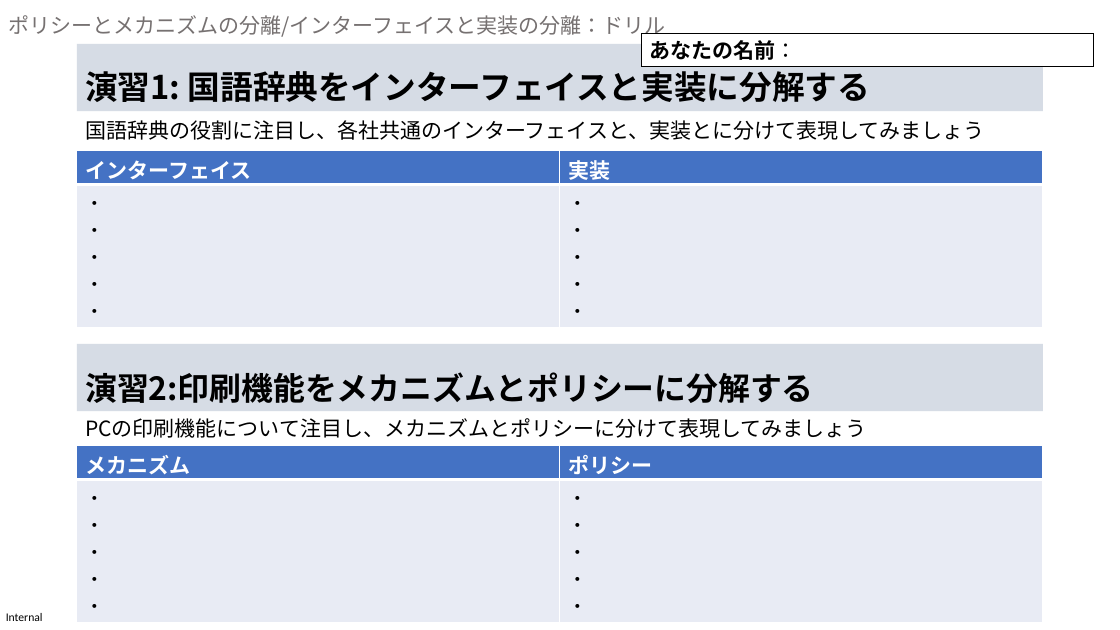
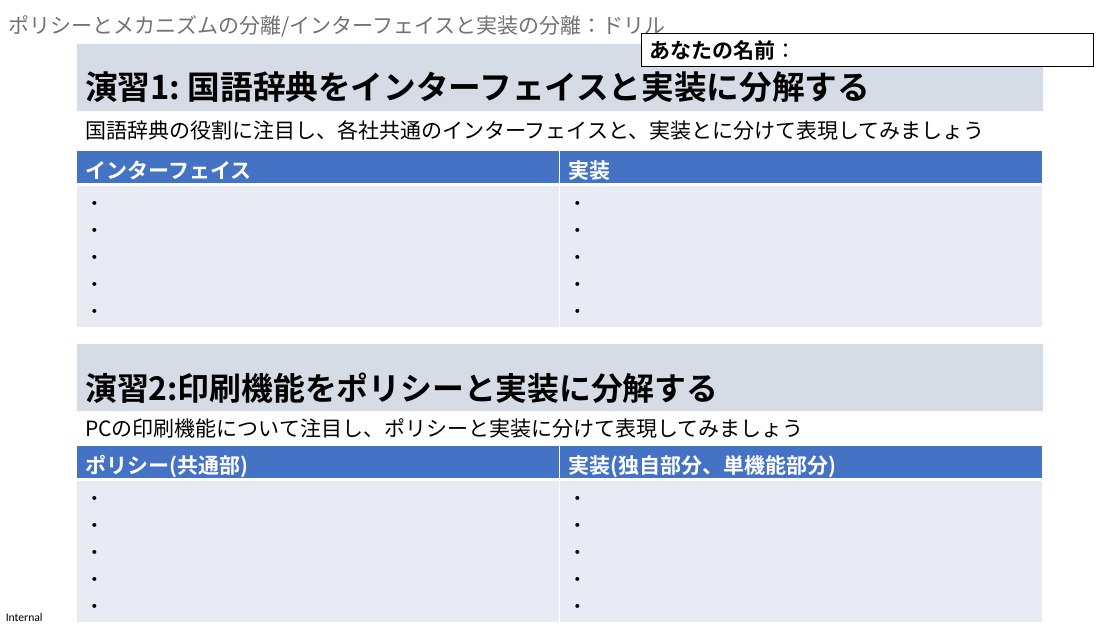
Before and after one commit to hirohitokato/DesigningKatas, a slide deck: slide 1 of 01-basics/exercises/16-segmentation_principles.pptx. Drawn at 1120x630 pixels with LibreOffice and Linux fonts; fonts in the diff are those of the drawing. Boxes give left, top, right and bottom in pixels: in the first picture for what was removed or moved away, otherwise in the second. Text is boxed around its words. In the diff, an @@ line names an element or a change of style, - is before the commit and + after.

```diff
--- a/01-basics/exercises/16-segmentation_principles.pptx
+++ b/01-basics/exercises/16-segmentation_principles.pptx
@@ text in rectangle at [85,372,718,403]: text changed @@
-演習2:印刷機能をメカニズムとポリシーに分解する
+演習2:印刷機能をポリシーと実装に分解する
@@ text at [85,418,803,438]: text changed @@
-PCの印刷機能について注目し、メカニズムとポリシーに分けて表現してみましょう
+PCの印刷機能について注目し、ポリシーと実装に分けて表現してみましょう
@@ table at [77,445,1044,623] @@
-row 1, column 1: メカニズム
+row 1, column 1: ポリシー(共通部)
-row 1, column 2: ポリシー
+row 1, column 2: 実装(独自部分、単機能部分)
```
Also in this commit, not shown: 2 other files.
